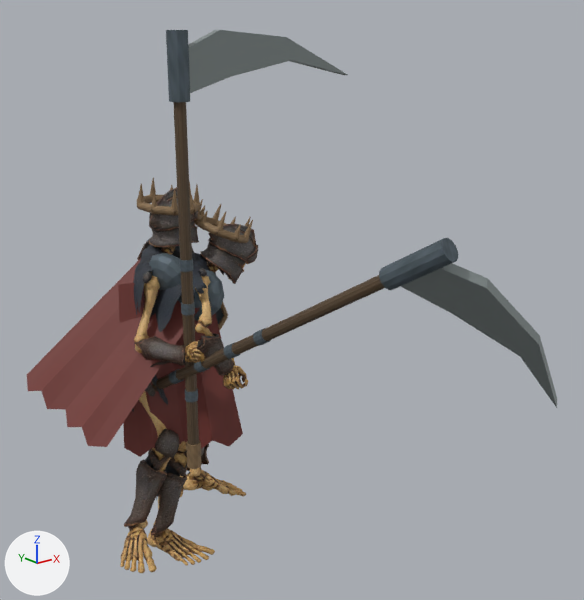
The glTF model asset/char3d/skeleton-captain-v1/skeleton-captain-v1-animated.glb: old version first, new version second.
Camera for both pictures: a 50 mm lens placed at (-1.32, -2.13, 1.66), pointed at (0.07, -0.39, 0.96). Arrows for +X, +Y and +Z are at lower left; the lights stay in place. The first picture is the older version. Where no turn or scale is listed for an object, it has been applied to the vertices. Vertices at exactly the same position are counted once.

Names of what the first picture shows: 'Equipment_Fracture', 'Role_Equipment', 'Skeleton_Body', 'Skeleton_Fracture'.
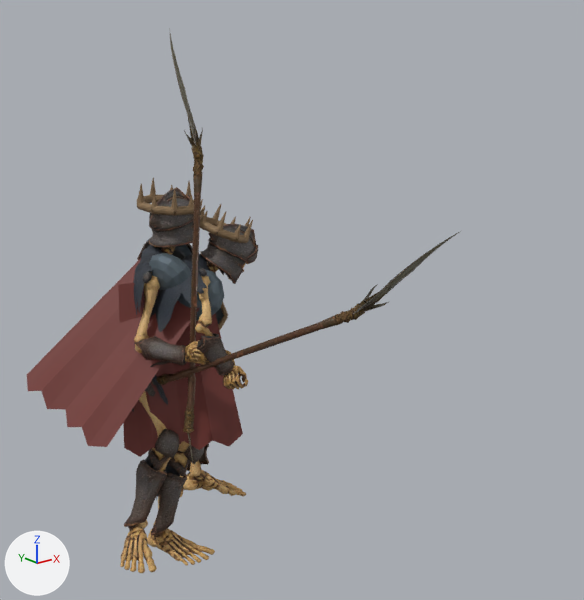
Changed parts and their boxes [x1, y1, x2, y2] in the pictures (584 x 600 px):
'Equipment_Fracture', reshaped (18% narrower): before [27, 199, 557, 447]; after [27, 199, 461, 447]
'Role_Equipment', reshaped (45% narrower): before [118, 30, 348, 469]; after [118, 33, 243, 465]
part 1 of me_원뿔_033, rebuilt: before [152, 275, 385, 391]; after [156, 231, 461, 385]
part 2 of me_원뿔_033, deleted: before [169, 238, 557, 408]
part 3 of me_원뿔, rebuilt: before [173, 102, 199, 445]; after [170, 33, 204, 465]
part 4 of me_원뿔, deleted: before [166, 30, 348, 469]

Diff of the bpy script that builds the scene:
```diff
--- a/asset/char3d/skeleton-captain-v1/skeleton-captain-v1-animated.glb.py
+++ b/asset/char3d/skeleton-captain-v1/skeleton-captain-v1-animated.glb.py
@@ img_normalgl_46634e74_854d_4230_b5d9_7af2828d8078_wsw @@
+img_normalgl_46634e74_854d_4230_b5d9_7af2828d8078_wsw = load_image('NormalGL_46634e74-854d-4230-b5d9-7af2828d8078_wsw', '_unpacked/NormalGL_46634e74-854d-4230-b5d9-7af2828d8078_wsw', 1024, 1024, 'Non-Color')
@@ img_orm_46634e74_854d_4230_b5d9_7af2828d8078_wsw @@
+img_orm_46634e74_854d_4230_b5d9_7af2828d8078_wsw = load_image('ORM_46634e74-854d-4230-b5d9-7af2828d8078_wsw', '_unpacked/ORM_46634e74-854d-4230-b5d9-7af2828d8078_wsw', 512, 512, 'Non-Color')
@@ img_color_46634e74_854d_4230_b5d9_7af2828d8078_wsw @@
+img_color_46634e74_854d_4230_b5d9_7af2828d8078_wsw = load_image('Color_46634e74-854d-4230-b5d9-7af2828d8078_wsw', '_unpacked/Color_46634e74-854d-4230-b5d9-7af2828d8078_wsw', 1024, 1024, 'sRGB')
@@ mat_tripo_material_46634e74_854d_4230_b5d9_7af2828d8078_wsw @@
+mat_tripo_material_46634e74_854d_4230_b5d9_7af2828d8078_wsw = bpy.data.materials.new('tripo_material_46634e74-854d-4230-b5d9-7af2828d8078_wsw')
+# uses the picture img_color_46634e74_854d_4230_b5d9_7af2828d8078_wsw
+# uses the picture img_normalgl_46634e74_854d_4230_b5d9_7af2828d8078_wsw
+# uses the picture img_orm_46634e74_854d_4230_b5d9_7af2828d8078_wsw
@@ me_원뿔_033 @@
 # used by ob_equipment_fracture; location = (0.0, 0.0, 0.0)
-me_원뿔_033.from_pydata(...)  # 965 vertices, 1772 faces; spans x -0.502..0.462, y -1.076..0.271, z 0.511..1.254
-me_원뿔_033.materials.append(mat_dark_old_oak)  # picture img_dark_old_oak_surface
+me_원뿔_033.from_pydata(...)  # 995 vertices, 1823 faces; spans x -0.502..0.222, y -0.965..0.271, z 0.511..1.261
+# me_원뿔_033 part 1: the loose piece of 24 vertices spanning x -0.202..0.053, y -0.977..0.095, z 0.558..1.23 is rebuilt with 212 vertices and now spans x -0.229..0.115, y -0.965..0.101, z 0.558..1.261, in mat_tripo_material_46634e74_854d_4230_b5d9_7af2828d8078_wsw
+# me_원뿔_033 part 2: 7 loose pieces with 158 vertices, spanning x -0.212..0.462, y -1.076..0.12, z 0.539..1.254, are deleted
 me_원뿔_033.materials.append(mat_old_bronze)
 me_원뿔_033.materials.append(mat_weathered_iron)
-me_원뿔_033.materials.append(mat_worn_steel_edges)  # picture img_worn_steel_edges_surface
 me_원뿔_033.materials.append(mat_captain_oxblood_cloth)
+me_원뿔_033.materials.append(mat_tripo_material_46634e74_854d_4230_b5d9_7af2828d8078_wsw)
@@ me_원뿔 @@
 # used by ob_role_equipment; location = (0.0, 0.0, 0.0)
-me_원뿔.from_pydata(...)  # 969 vertices, 1772 faces; spans x -0.27..0.484, y -0.185..0.3, z 0.393..1.702
-me_원뿔.materials.append(mat_dark_old_oak)  # picture img_dark_old_oak_surface
+me_원뿔.from_pydata(...)  # 999 vertices, 1823 faces; spans x -0.27..0.144, y -0.206..0.3, z 0.393..1.708
+# me_원뿔 part 3: the loose piece of 24 vertices spanning x -0.147..-0.113, y -0.167..-0.133, z 0.42..1.673 is rebuilt with 212 vertices and now spans x -0.159..-0.045, y -0.206..-0.07, z 0.393..1.708, in mat_tripo_material_46634e74_854d_4230_b5d9_7af2828d8078_wsw
+# me_원뿔 part 4: 7 loose pieces with 158 vertices, spanning x -0.159..0.484, y -0.179..-0.121, z 0.393..1.702, are deleted
 me_원뿔.materials.append(mat_old_bronze)
 me_원뿔.materials.append(mat_weathered_iron)
-me_원뿔.materials.append(mat_worn_steel_edges)  # picture img_worn_steel_edges_surface
 me_원뿔.materials.append(mat_captain_oxblood_cloth)
+me_원뿔.materials.append(mat_tripo_material_46634e74_854d_4230_b5d9_7af2828d8078_wsw)
```
